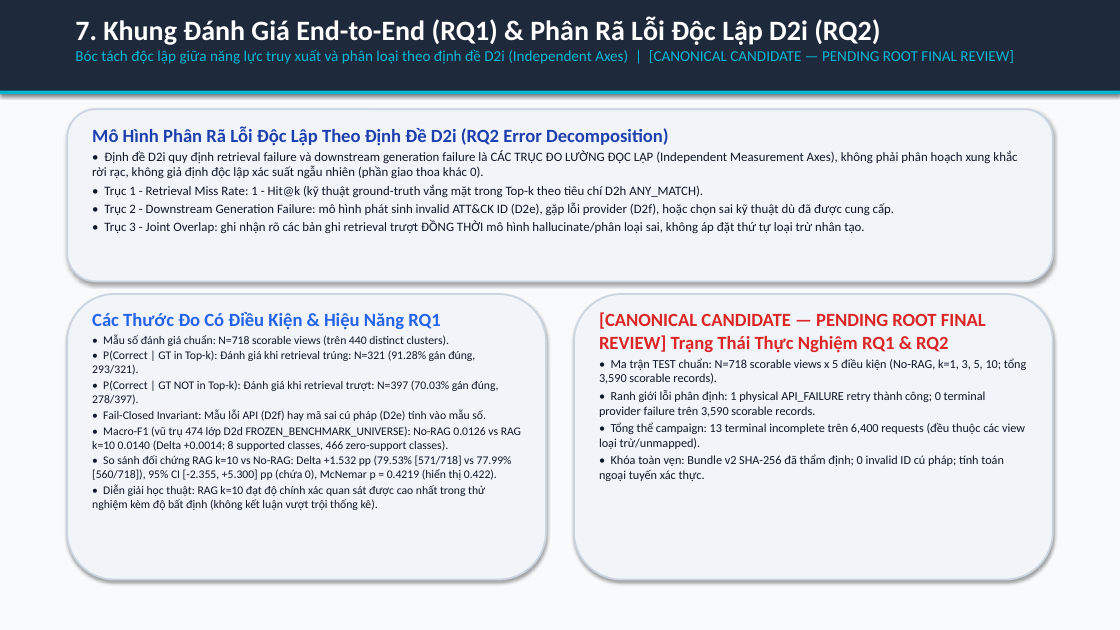
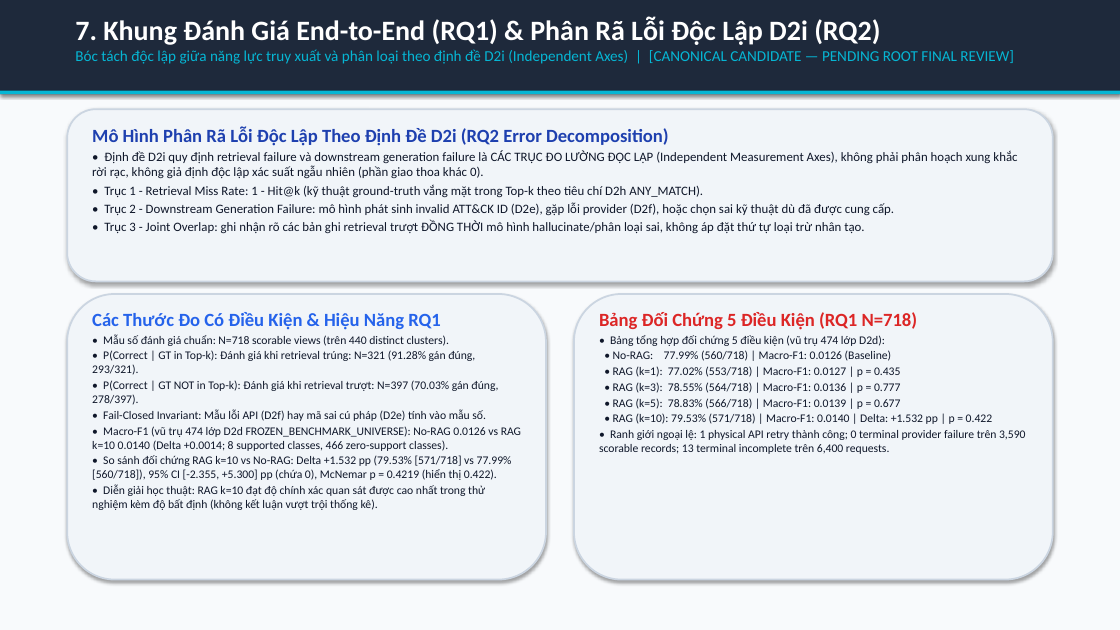
Before and after one commit to habachcp6/RAG2ATTCK, a slide deck: slide 8 of docs/presentation/slides.pptx. Drawn at 1120x630 pixels with LibreOffice and Linux fonts; fonts in the diff are those of the drawing. Boxes give left, top, right and bottom in pixels: in the first picture for what was removed or moved away, otherwise in the second. Text is boxed around its words. In the diff, an @@ line names an element or a change of style, - is before the commit and + after.

```diff
--- a/docs/presentation/slides.pptx
+++ b/docs/presentation/slides.pptx
@@ text at [599, 312, 1025, 454]: text changed; size 10.5 to 10 pt @@
-[CANONICAL CANDIDATE — PENDING ROOT FINAL REVIEW] Trạng Thái Thực Nghiệm RQ1 & RQ2
-• Ma trận TEST chuẩn: N=718 scorable views x 5 điều kiện (No-RAG, k=1, 3, 5, 10; tổng 3,590 scorable records).
-• Ranh giới lỗi phân định: 1 physical API_FAILURE retry thành công; 0 terminal provider failure trên 3,590 scorable records.
-• Tổng thể campaign: 13 terminal incomplete trên 6,400 requests (đều thuộc các view loại trừ/unmapped).
-• Khóa toàn vẹn: Bundle v2 SHA-256 đã thẩm định; 0 invalid ID cú pháp; tính toán ngoại tuyến xác thực.
+Bảng Đối Chứng 5 Điều Kiện (RQ1 N=718)
+• Bảng tổng hợp đối chứng 5 điều kiện (vũ trụ 474 lớp D2d):
+• No-RAG: 77.99% (560/718) | Macro-F1: 0.0126 (Baseline)
+• RAG (k=1): 77.02% (553/718) | Macro-F1: 0.0127 | p = 0.435
+• RAG (k=3): 78.55% (564/718) | Macro-F1: 0.0136 | p = 0.777
+• RAG (k=5): 78.83% (566/718) | Macro-F1: 0.0139 | p = 0.677
+• RAG (k=10): 79.53% (571/718) | Macro-F1: 0.0140 | Delta: +1.532 pp | p = 0.422
+• Ranh giới ngoại lệ: 1 physical API retry thành công; 0 terminal provider failure trên 3,590 scorable records; 13 terminal incomplete trên 6,400 requests.
```
Also in this commit, not shown: 4 other slides changed, 14 other files.
